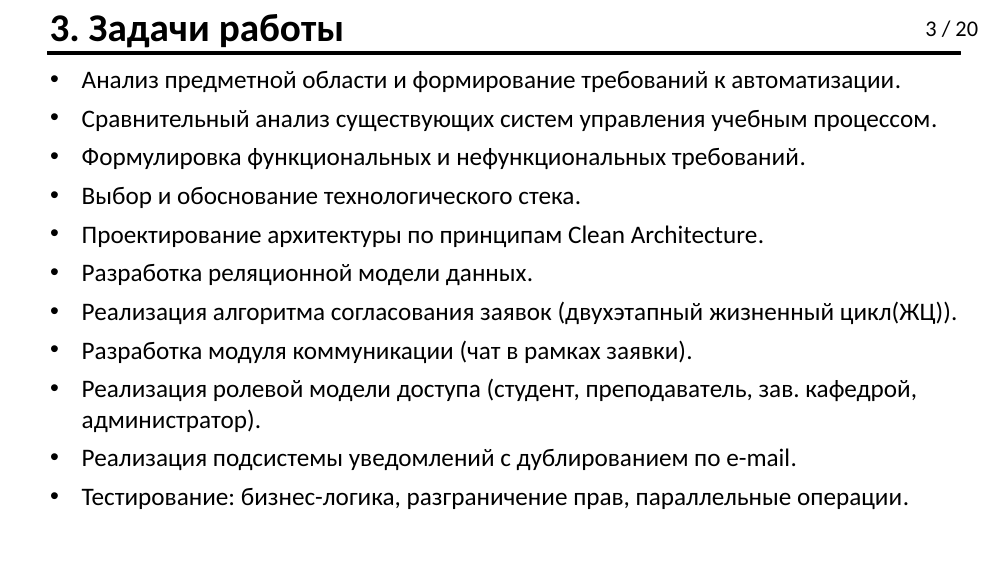
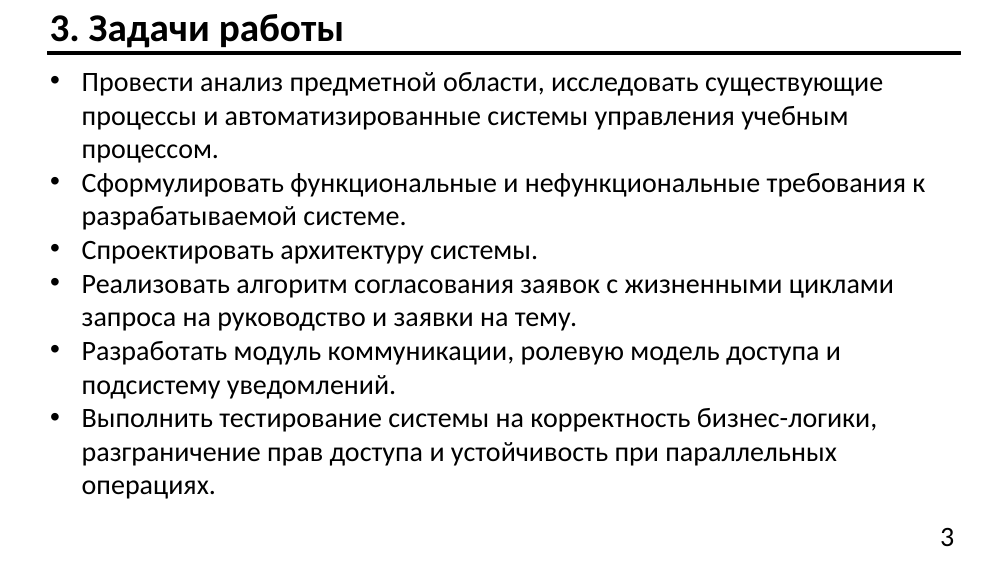
Before and after one commit to Effecktus/AcademicTopicSelectionService, a slide deck: slide 3 of docs/ilyin_pres.pptx. Drawn at 1008x567 pixels with LibreOffice and Linux fonts; fonts in the diff are those of the drawing. Boxes give left, top, right and bottom in pixels: in the first picture for what was removed or moved away, otherwise in the second. Text is boxed around its words. In the diff, an @@ line names an element or a change of style, - is before the commit and + after.

```diff
--- a/docs/ilyin_pres.pptx
+++ b/docs/ilyin_pres.pptx
@@ text at (82, 72, 925, 499): text changed; size 18 to 20 pt @@
-• Анализ предметной области и формирование требований к автоматизации.
-• Сравнительный анализ существующих систем управления учебным процессом.
-• Формулировка функциональных и нефункциональных требований.
-• Выбор и обоснование технологического стека.
-• Проектирование архитектуры по принципам Clean Architecture.
-• Разработка реляционной модели данных.
-• Реализация алгоритма согласования заявок (двухэтапный жизненный цикл(ЖЦ)).
-• Разработка модуля коммуникации (чат в рамках заявки).
-• Реализация ролевой модели доступа (студент, преподаватель, зав. кафедрой, администратор).
-• Реализация подсистемы уведомлений с дублированием по e-mail.
-• Тестирование: бизнес-логика, разграничение прав, параллельные операции.
+• Провести анализ предметной области, исследовать существующие процессы и автоматизированные системы управления учебным процессом.
+• Сформулировать функциональные и нефункциональные требования к разрабатываемой системе.
+• Спроектировать архитектуру системы.
+• Реализовать алгоритм согласования заявок с жизненными циклами запроса на руководство и заявки на тему.
+• Разработать модуль коммуникации, ролевую модель доступа и подсистему уведомлений.
+• Выполнить тестирование системы на корректность бизнес-логики, разграничение прав доступа и устойчивость при параллельных операциях.
@@ text at (940, 527, 954, 547): text changed; size 16 to 20 pt @@
-3 / 20
+3
```
Also in this commit, not shown: 19 other slides changed, 3 slides added, 23 other files.
